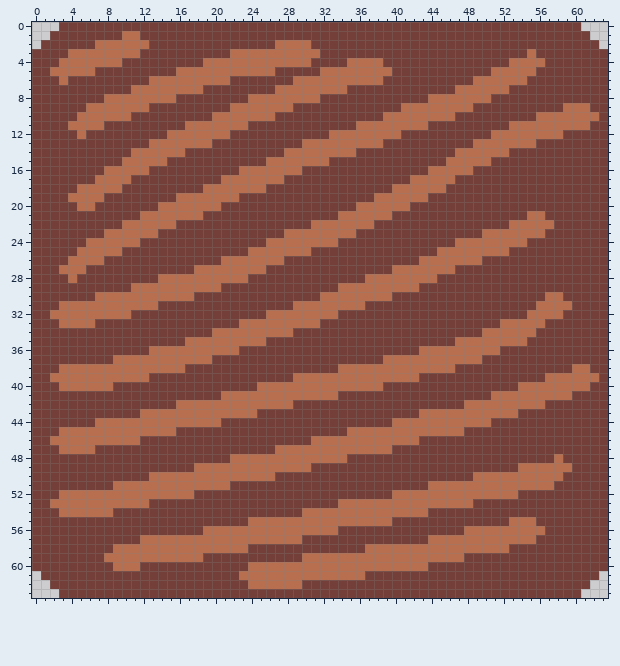
Pixel-art sprite, stored at Assets/Sprites/Plot/Plot.png. This is how it looked before the edit.
The file is 64x64 pixels.
Once edited:
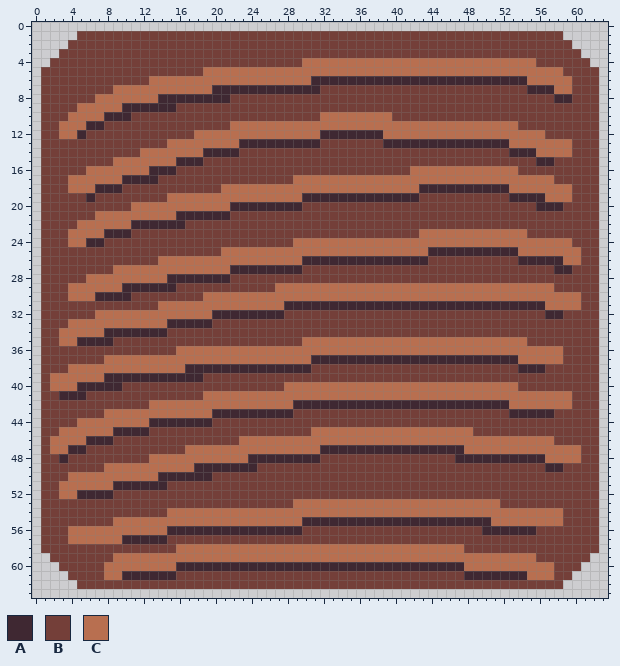
Palette (. is transparent): A #3f2832  B #743f39  C #b86f50
Edits made:
Changed rows in their new state; - is an unchanged pixel.
first column x 0:
 0 ---..........................................................---
 1 --...-----BB-----------------------------------------------...--
 2 -...---BBBBBB--------------BBBB-----------------------------...-
 3 ...-BBBBBBBB----------BBBBBBBBBB-----------------------B-----...
 4 ..-BBBBBBB---------BBBBBBBBBBB-CCCC----CCCCCCCCCCCCCC---B-----..
 5 .-BBBBB---------BBB--------CCCCC--------CCCCCCCCCCC-----CCC----.
 6 .--B------------------CCCCCCC--AAAAAAAAAAAAAAAAAAAAAAAACCCCC---.
 7 .--------CC--------CAAAAAAAAAAAABBB------------BBBBBB--AAACC---.
 8 .------C------AAAAAAAA--BBBBBBBB------------BBBBBBB-------AA---.
 9 .----C----AAAAAA------BBBBBBB------------BBBBBBBB----------BBB-.
10 .---C---AAA---------BBBBBBB-----CCCCCCC-BBBBBBB---------BBBBBBB.
11 .--C--AA---------BBBBB--CCCCCCCCCCCC--------CCCCCCCCC-BBBBBBBB-.
12 .--CCA---------BBB----CCCCCCCCCCAAAAAAA--CCCCCCCCCC------BB----.
13 .------------BB-----CCCAAAAAAAAABBBBBBBAAAAAAAAAAAAAA---CCCC---.
14 .----------B-----CCAAAA-----BBBBBBBB-----------BBBBBBAAACCCC---.
15 .--------C-----CAAA-------BBBBBBB-------------BBBBB-----AA-----.
16 .-----CC-----AAA-------BBBBBBB------------CC-----CCCCC---------.
17 .---CCC---AAAA-------BBBBBBB-CCCCCCCCCCCCC-----CCCCCCCCCCC-----.
18 .---C--AAA---------BB-----CCCCCCCCCCCCCC---AAAAAAAAAACCCCCCC---.
19 .---BBAB-------C-------CCCCCCCAAAAAAAAAAAAAB---------AAAACCC---.
20 .----BB----CCC-------CAAAAAAAA------BBBBBB--------------AAA----.
21 .------CCCCC----AAAAAA------------BBBBBB---------------BB------.
22 .----CCCCC-AAAAAA--------------BBBBBBB---------------BBBBB-----.
23 .---CCCCAAABBB--------------BBBBBBBB-------CCCCCCC-----BB------.
24 .---CCAABBBB--------------BBB-----CCCCCCCCCCCCC--------CCCCC---.
25 .----BBBBB-----------CCC-------CCCCCCCCCCCCCAAAAAAAAAACCCCCCC--.
26 .---BBBB------CCCCCCC-------CCAAAAAAAAAAAAAABBBBBB----AAAAACC--.
27 .--BBB---CCCCCCCCC----AAAAAAAA----------BBBBBBB-----------AA---.
28 .---B-CCCCCCCC-AAAAAAABB-------------BBBBBBBB------------------.
29 .---CCCCCCAAAAAABBBBB------CCCCCCC---------CCCCCCCCCCCCCCC-----.
30 .---CCCAAAABBBBBBB-CCCCCCCCCCCCC--------CCCCCCCCCCCCCCCCC--CC--.
31 .--BBBBBBBBBBBCCCCCCCCCCCCCCAAAAAAAAAAAAAAAAAAAAAAAAAAAAA---C--.
32 .-BBBBB----CCCCCCCCCAAAAAAAABBBBBB---------------------BBAA----.
33 .--B---CCCCCCCCAAAAA---BBBBBBBBB--------------------BBBBB------.
34 .--CCCCCAAAAAAA-----BBBBBBBBB---------------------BBBBBB-------.
35 .--CCAAAA--------BBBBBBBBB----CCCCCCCCCCCCCCCCC----------------.
36 .------------BBB-------CCCCCCCCCCCCCCCCCCCC---------CCCCCCC----.
37 .-------C-----------CCCCCCCCCCCAAAAAAAAAAAAAAAAAAAAAAACCCCC----.
38 .--B-------------AAAAAAAAAAAAAA---BBBBBBBBBBBBB-------AAA---BB-.
39 .-------AAAAAAAAAAA----------BBBBBBBBBBBBBB--------------BBBBBB.
40 .-C--AAAAA---------------BBB-----------CCCCCCCCCCCCCCCBBBBBBBB-.
41 .--AAA-------------CC-------------CCCCCCCCCCCCCCCCC------------.
42 .------------CCC-------------AAAAAAAAAAAAAAAAAAAAAAAA----CCC---.
43 .-------CCCC--------AAAAAAAAA--------------BBBBBBBBBBAAAAA-----.
44 .----CC------AAAAAAAB-------------------BBBBBBBBBBB------------.
45 .--------AAAABBB---------------CCCC-------------C--------------.
46 .-----AAABBB-----------CCCCCCCC------------CCCCCCCCCCCCCCC-----.
47 .-C-AAB----------CCCCCCCCCC-----AAAAAAAAAAAAAAAACCCCCCCCCCCCC--.
48 .--A---------CCCCCCCCC--AAAAAAAABBB------------AAAAAAAAAAC-CC--.
49 .-------CCCCCCCCCCAAAAAAABBBBBB-----------------------BBBAAB---.
50 .---CCCCCCCCC-AAAAAABBBBBBB----------------------BBBBBBBBBB----.
51 .--CCCCCCAAAAAABBBBBBB----------------------BBBBBBBBBBBBBB-----.
52 .----AAAABBBBBBBBB----------------------BBBBBBBBBBBBBB---------.
53 .-BBBBBBBBBBB----------------CCCCC---------------CCC-----------.
54 .--BBBBBB------CCCCCCCCCCCCCCC--------------CCCCCCCCCCCCCCC----.
55 .--------CCCCCCCCCCCCCCC------AAAAAAAAAAAAAAAAAAAAACC---CCC----.
56 .---CCCCCCCCCCCAAAAAAAAAAAAAAABBBB--------------BBAAAAAAB------.
57 .---CCCCCCAAAAABBBBBBBBBBBBBBB--------------BBBBBBBBBBBB-------.
58 .--------BBBBBBB--------CCCCCCCCCCCCC-----------BBBBB----------.
59 ..------B----------CCCCCCCCCCC------------------CCCCCCCC------..
60 ...-----C---CCCCAAAAAAAAAAAAAAAAAAAAAAAAAAAAAAAACCCCCCCCCC---...
61 -...----CCAAAAAA-------BBBBBBBBBBBBBB-----------AAAAAAACCC--...-
62 --...-------------------BBBBBB-----------------------------...--
63 ---..........................................................---
Boxes around the changes in both pictures, in picture pixels (x1, y1, x2, y2):
changed: (32, 22, 608, 598)
